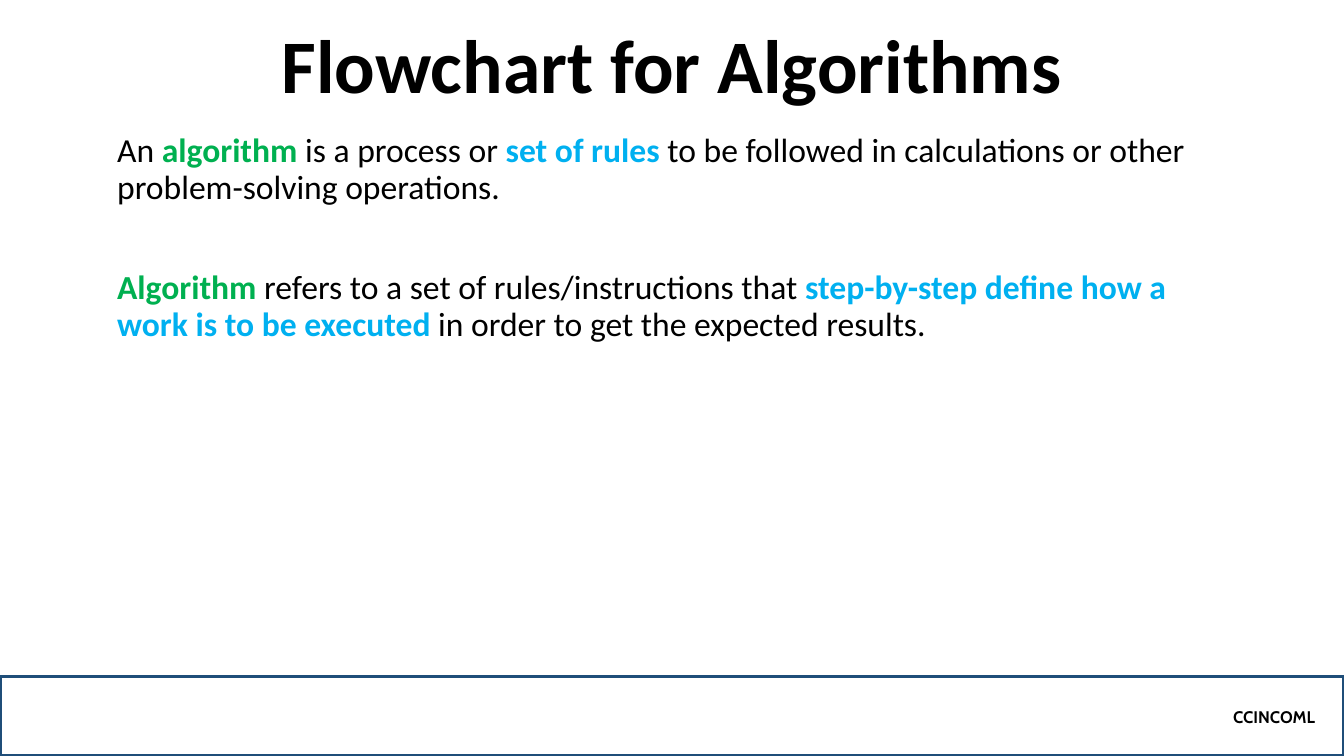
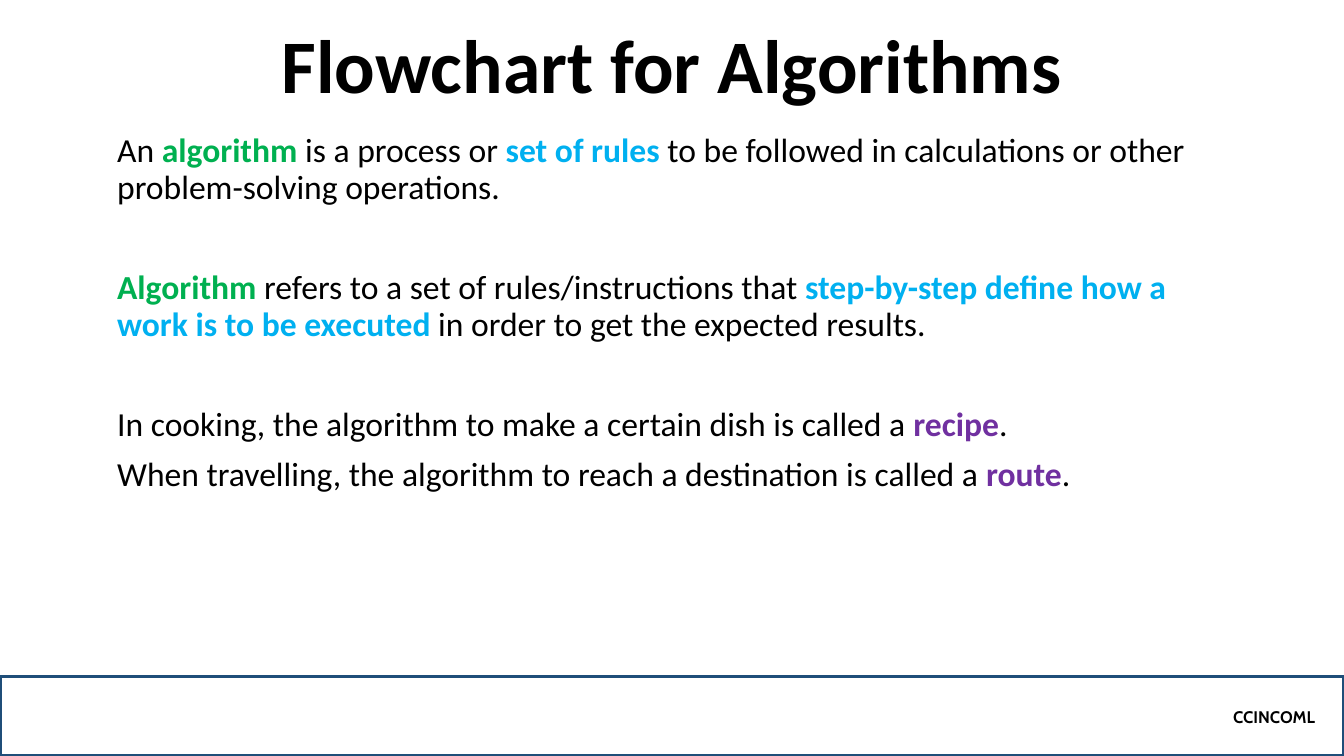
Before and after one commit to jamenggay/CCINCOML, a slide deck: slide 6 of Part 3 - Logic Development/Flowchart.pptx. Drawn at 1344x756 pixels with LibreOffice and Linux fonts; fonts in the diff are those of the drawing; background and template pictures are left out. Boxes give left, top, right and bottom in pixels: in the first picture for what was removed or moved away, otherwise in the second. Text is boxed around its words. In the diff, an @@ line names an element or a change of style, - is before the commit and + after.

```diff
--- a/Part 3 - Logic Development/Flowchart.pptx
+++ b/Part 3 - Logic Development/Flowchart.pptx
@@ subtitle at box(117, 412, 1070, 492): paragraphs added @@
+In cooking, the algorithm to make a certain dish is called a recipe.
+When travelling, the algorithm to reach a destination is called a route.
```
